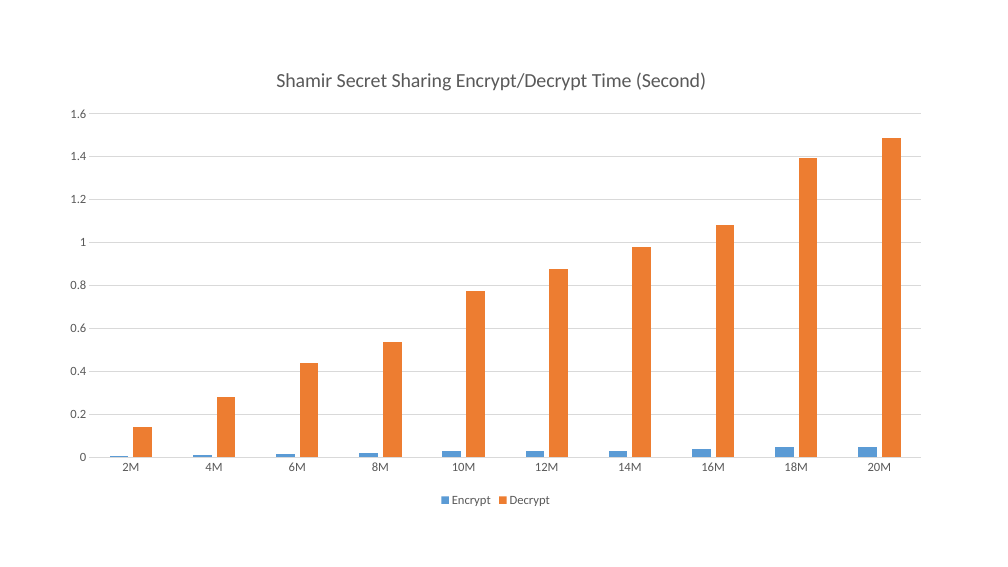
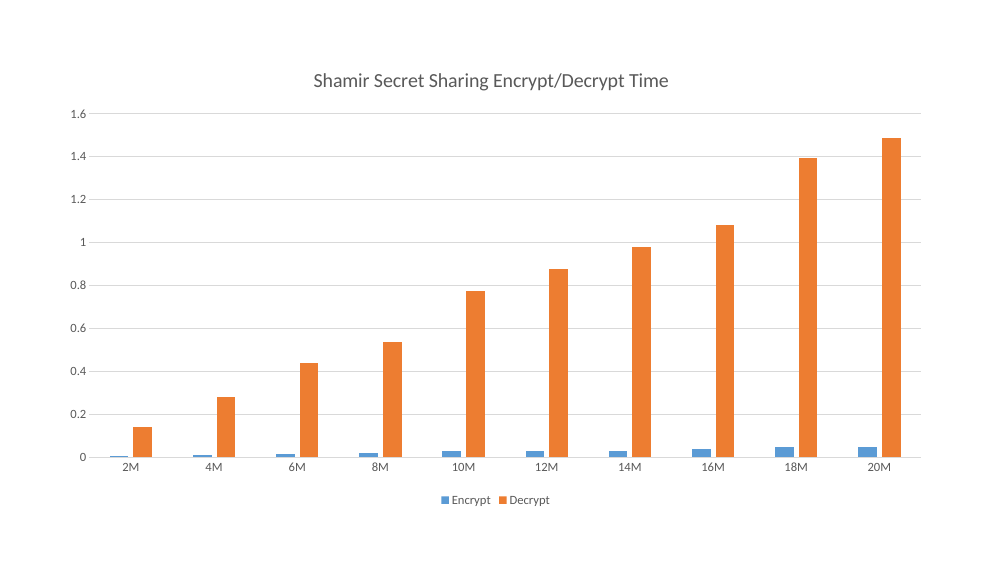
Before and after one commit to hi8787h/SecretSharingIslab, a slide deck: slide 2 of experiment/experiment-1/Topology.pptx. Drawn at 1008x567 pixels with LibreOffice and Linux fonts; fonts in the diff are those of the drawing. Boxes give left, top, right and bottom in pixels: in the first picture for what was removed or moved away, otherwise in the second. Text is boxed around its words. In the diff, an @@ line names an element or a change of style, - is before the commit and + after.

```diff
--- a/experiment/experiment-1/Topology.pptx
+++ b/experiment/experiment-1/Topology.pptx
@@ column chart at [53,52,939,511] @@
@@ title "Shamir Secret Sharing Encrypt/Decrypt Time (Second)   " to "Shamir Secret Sharing Encrypt/Decrypt Time   " @@
```
Also in this commit, not shown: 1 slide removed, 1 other file.
